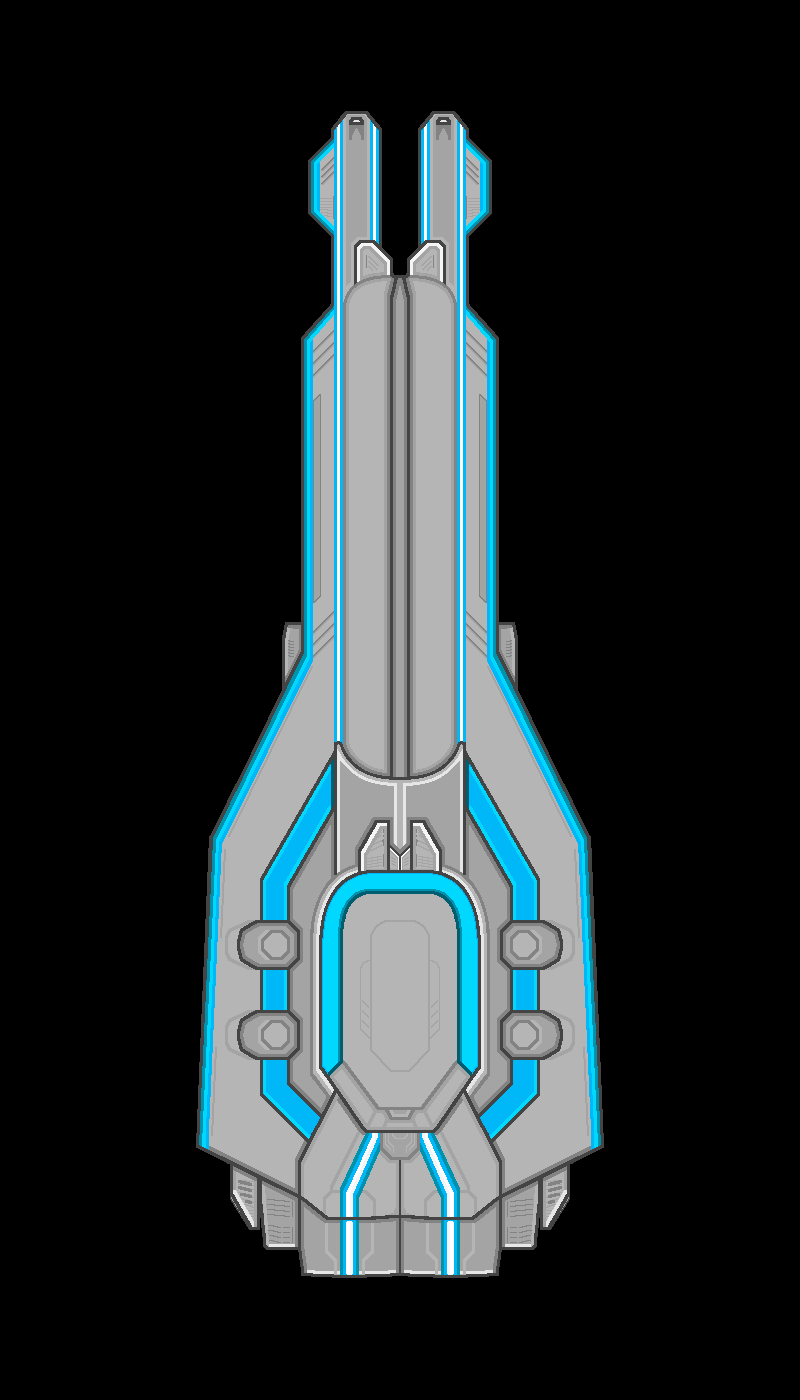
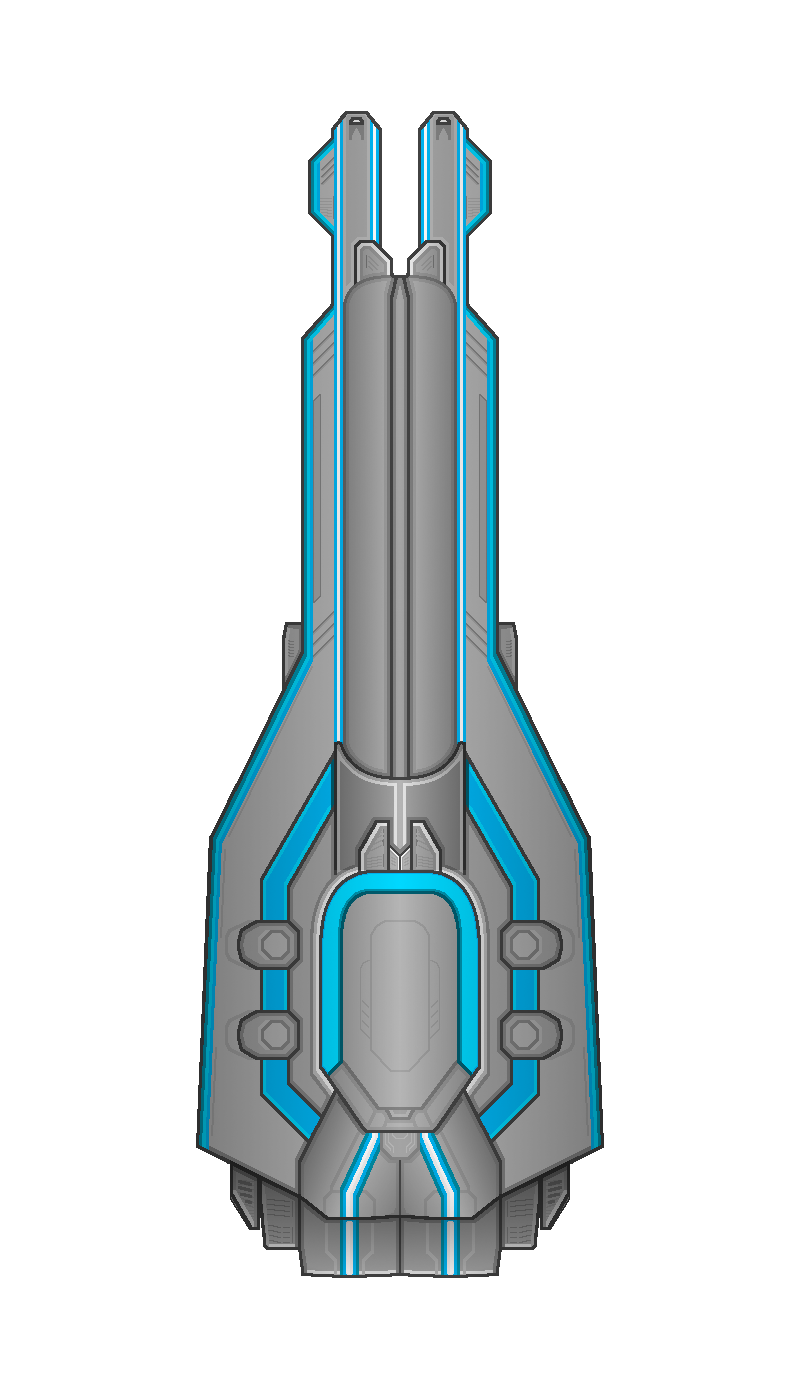
Two versions of the same layered image (800 × 1400). Layer-by-layer changes:
added layer "Shading" above "Lancer" over [left=196, top=111, right=604, bottom=1278]
painted on "Lancer" over [left=330, top=894, right=470, bottom=1130]
hid "Black" over [left=0, top=0, right=800, bottom=1400]